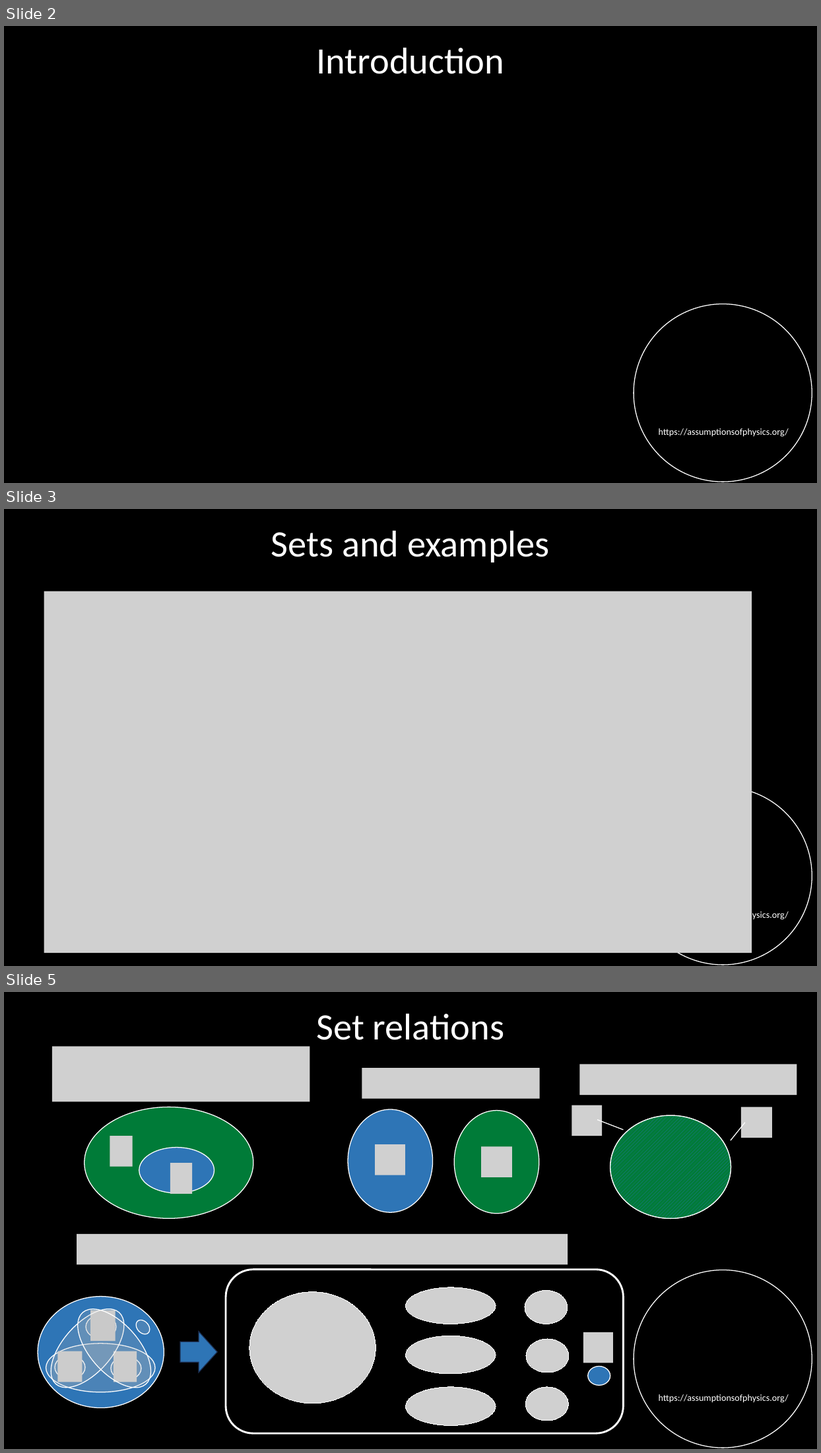
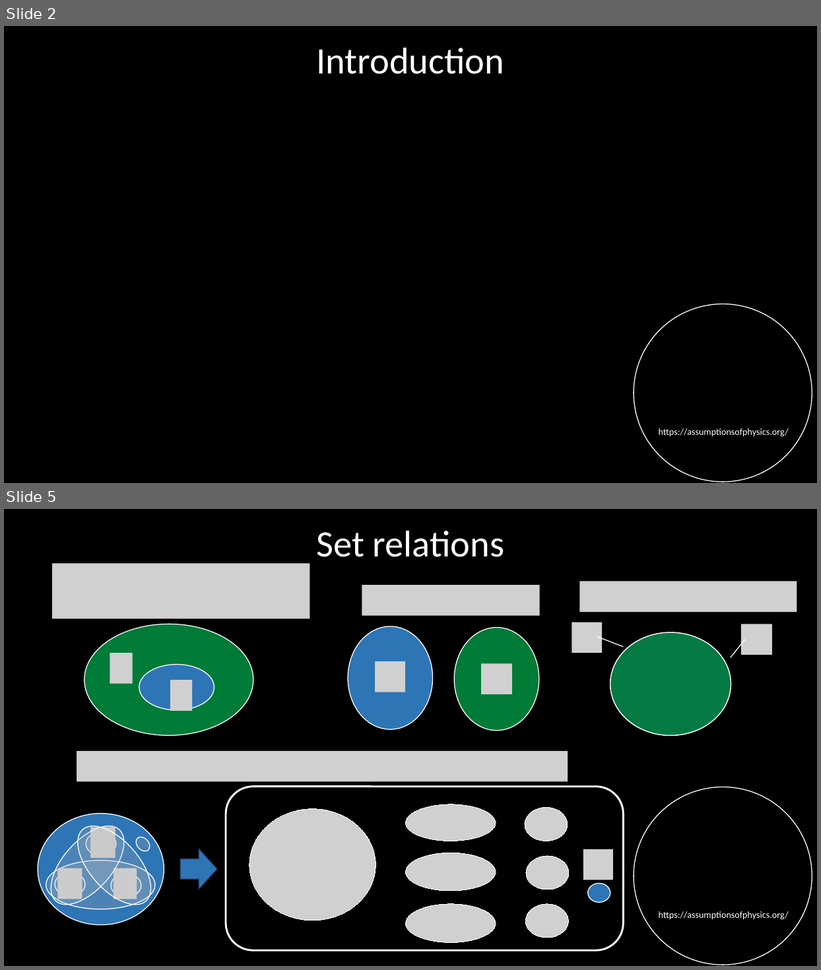
Before and after one commit to assumptionsofphysics/slides, a slide deck: Set Theory 112623.pptx. Shown one above the other, each under a label of ours: slides 2, 3 and 5 before the commit, slides 2 and 5 after it; the slides between them are not shown. The pictures are 821x1453 and 821x970 pixels, drawn with LibreOffice and Linux fonts; fonts in the diff are those of the drawing; grey boxes stand for pictures; background and template pictures are left out. Boxes give left, top, right and bottom in pixels: in the first picture for what was removed or moved away, otherwise in the second. Text is boxed around its words. In the diff, an @@ line names an element or a change of style, - is before the commit and + after.

```diff
--- a/Set Theory 112623.pptx
+++ b/Set Theory 112623.pptx
@@ slide 3 removed at (4, 509, 817, 966), background #000000; not listed: 2 template elements that a slide beside it also shows @@
@@ title removed at (271, 530, 550, 562) @@
-Sets and examples
@@ picture removed at (44, 591, 752, 954) @@
```
Also in this commit, not shown: 3 slides changed, 1 slide added.
